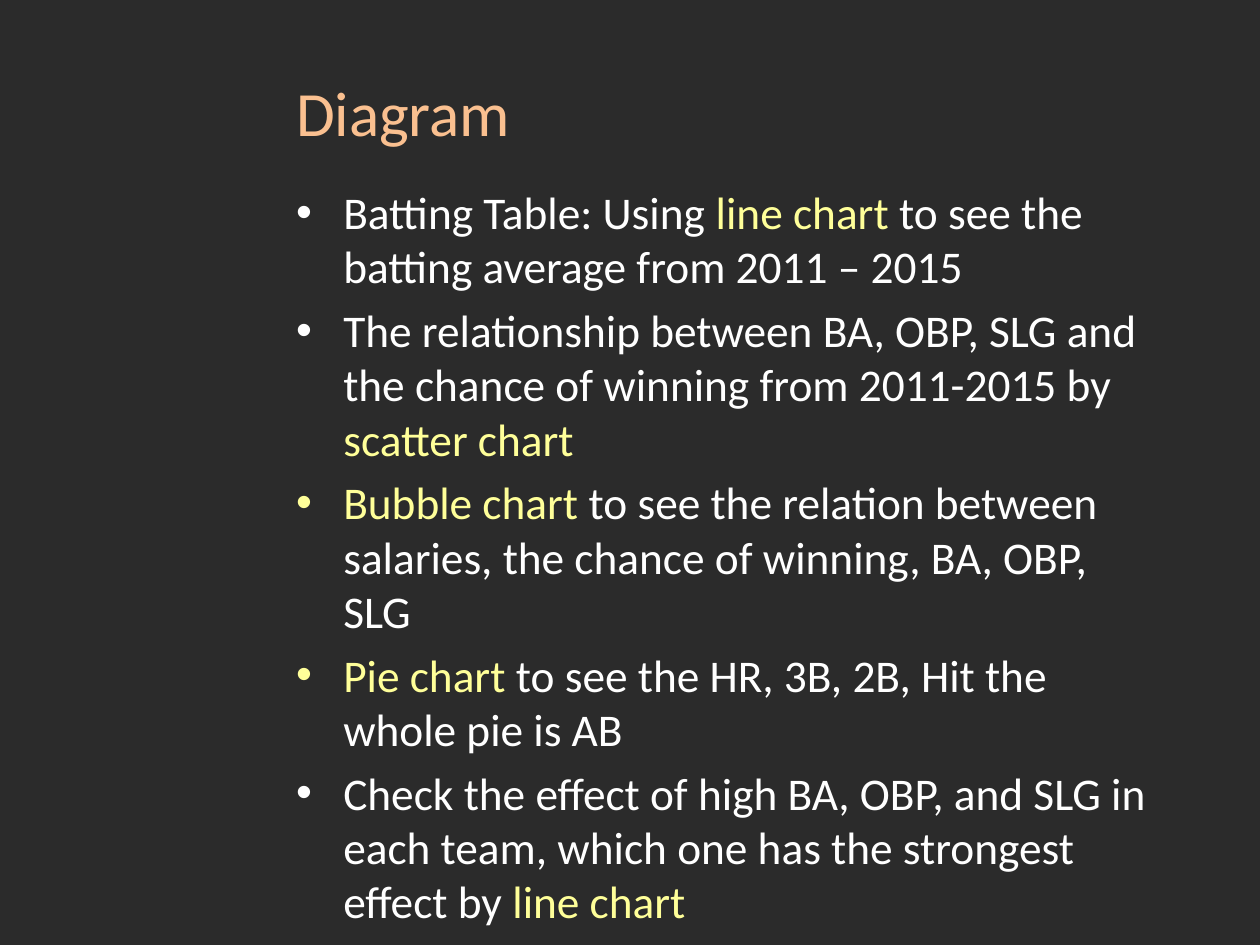
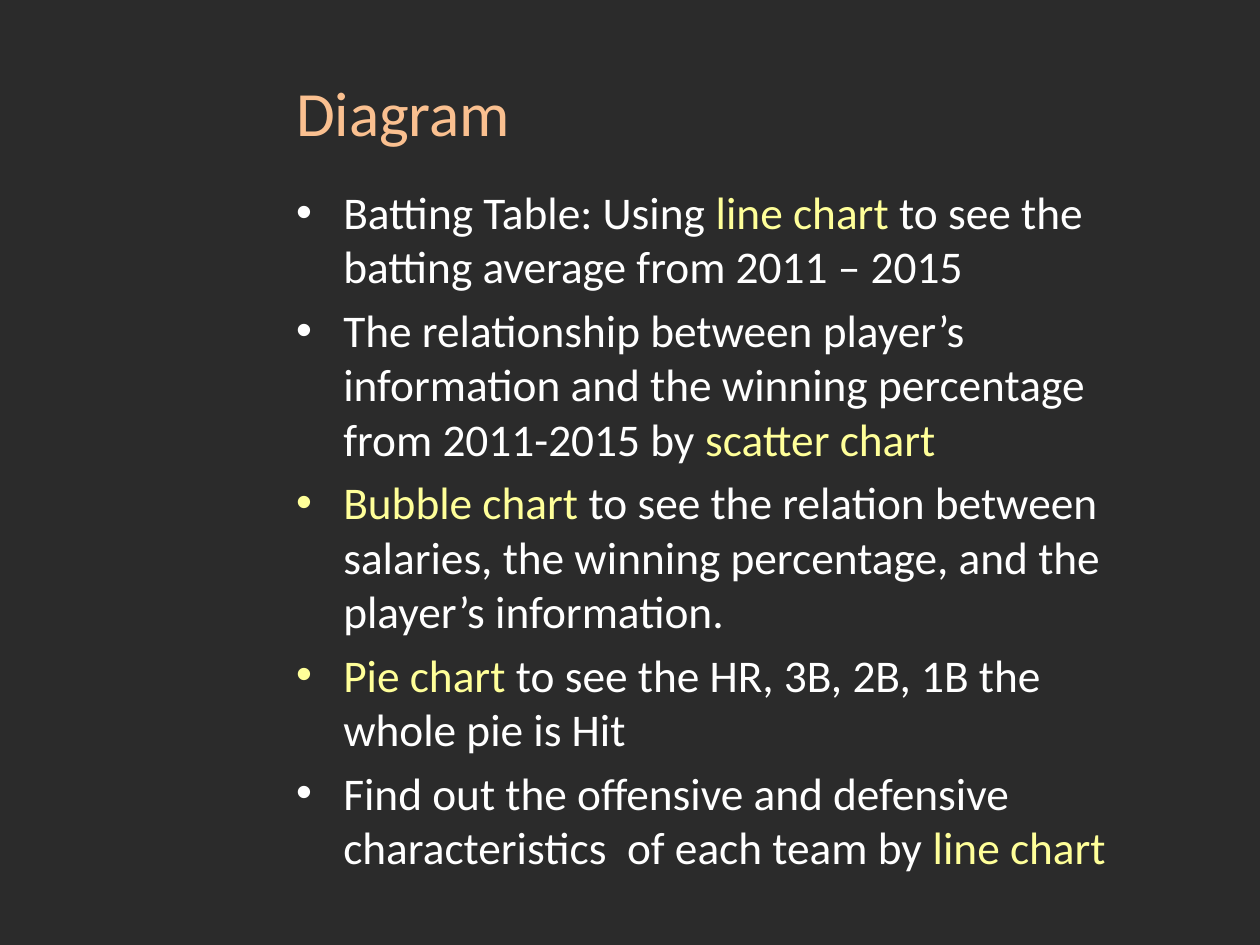
Before and after one commit to JeffWang0501/VALabProject2016, a slide deck: slide 17 of VA_Project_Proposal.pptx (slide 16 before the commit). Drawn at 1260x945 pixels with LibreOffice and Linux fonts; fonts in the diff are those of the drawing; background and template pictures are left out; a plain dark background stands for a picture behind light text. Boxes give left, top, right and bottom in pixels: in the first picture for what was removed or moved away, otherwise in the second. Text is boxed around its words. In the diff, an @@ line names an element or a change of style, - is before the commit and + after.

```diff
--- a/VA_Project_Proposal.pptx
+++ b/VA_Project_Proposal.pptx
@@ text at <box>343,315,1099,811</box>: text changed @@
-• The relationship between BA, OBP, SLG and the chance of winning from 2011-2015 by scatter chart
-• Bubble chart to see the relation between salaries, the chance of winning, BA, OBP, SLG
-• Pie chart to see the HR, 3B, 2B, Hit the whole pie is AB
-• Check the effect of high BA, OBP, and SLG in each team, which one has the strongest effect by line chart
+• The relationship between player’s information and the winning percentage from 2011-2015 by scatter chart
+• Bubble chart to see the relation between salaries, the winning percentage, and the player’s information.
+• Pie chart to see the HR, 3B, 2B, 1B the whole pie is Hit
+• Find out the offensive and defensive characteristics of each team by line chart
```
Also in this commit, not shown: 9 other slides changed, 1 slide added.
